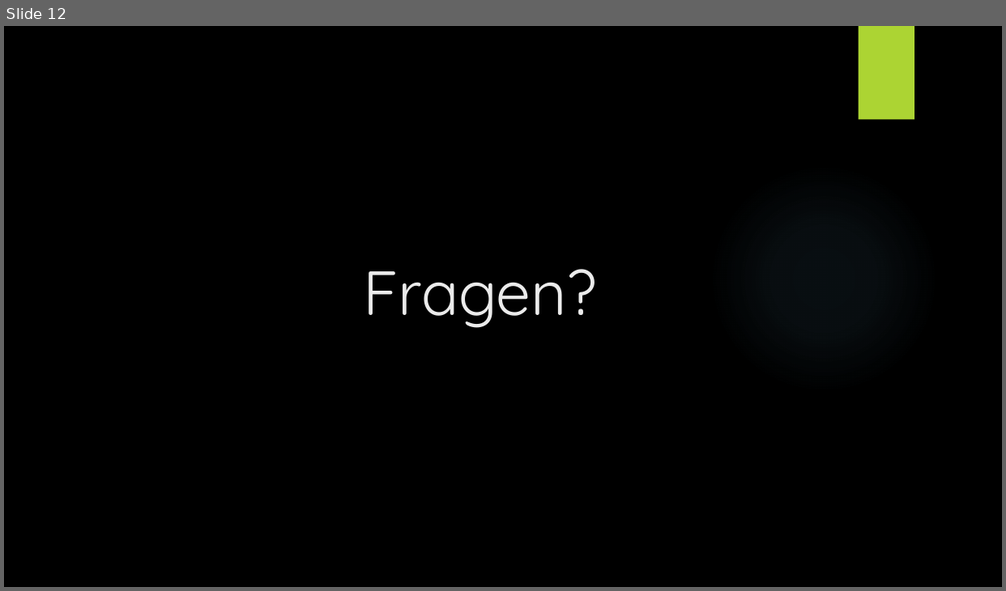
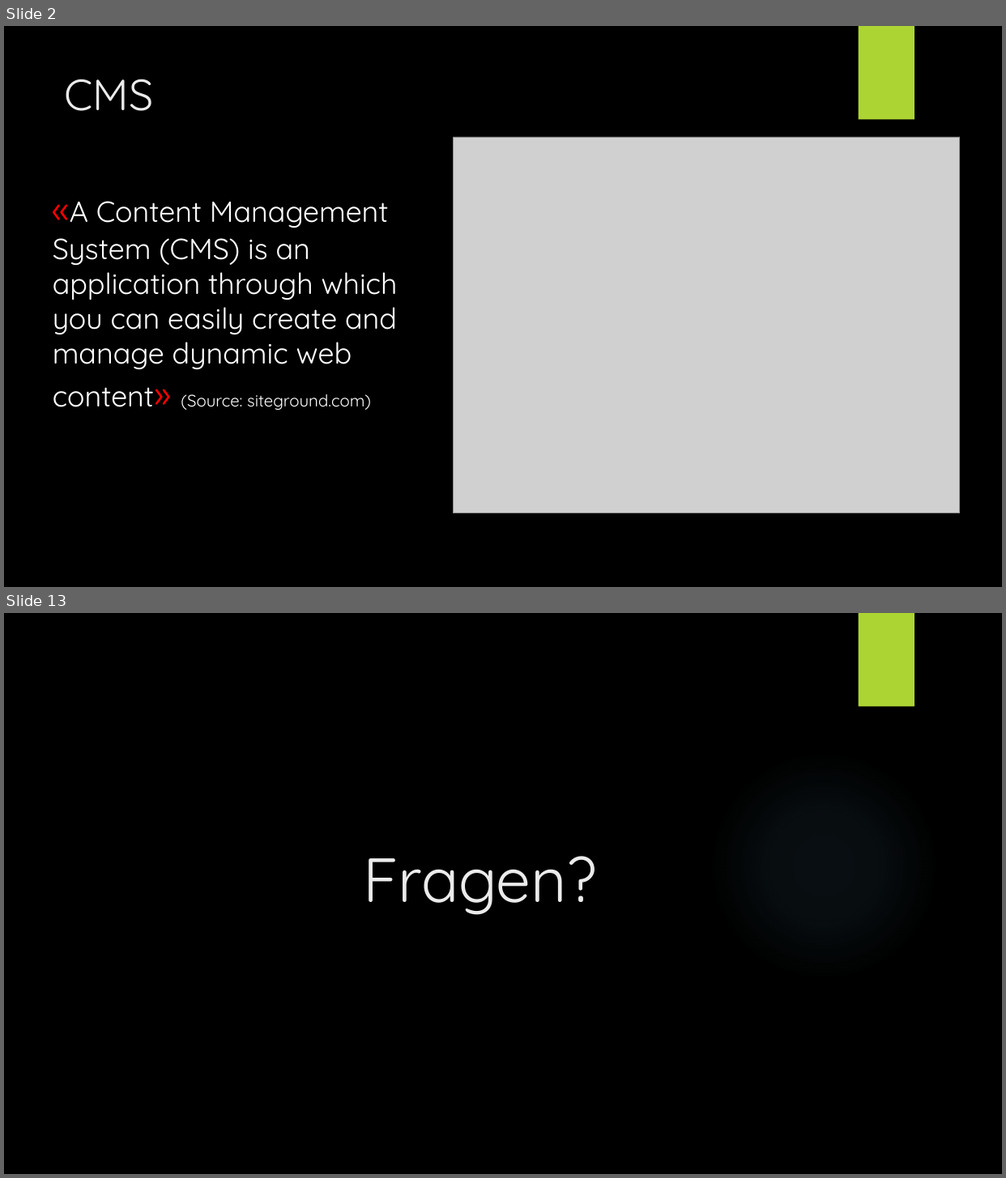
Before and after one commit to Tiim/Unibas-HS19-Internet-and-Secutity-project-webcrawler, a slide deck: Präsentation/Web Crawling.pptx. Shown one above the other, each under a label of ours: slide 12 before the commit, slides 2 and 13 after it; the slides between them are not shown. The pictures are 1006x591 and 1006x1178 pixels, drawn with LibreOffice and Linux fonts; fonts in the diff are those of the drawing; grey boxes stand for pictures; background and template pictures are left out. Boxes give left, top, right and bottom in pixels: in the first picture for what was removed or moved away, otherwise in the second. Text is boxed around its words. In the diff, an @@ line names an element or a change of style, - is before the commit and + after.

```diff
--- a/Präsentation/Web Crawling.pptx
+++ b/Präsentation/Web Crawling.pptx
@@ slide 2 added at (x1=4, y1=26, x2=1002, y2=587), background picture (left out); not listed: 1 template element that a slide beside it also shows @@
@@ title added at (x1=65, y1=79, x2=154, y2=111), 42 pt, text #EBEBEB @@
+CMS
@@ picture added at (x1=454, y1=137, x2=960, y2=514) @@
@@ text added at (x1=53, y1=201, x2=398, y2=410), 28 pt, text #FFFFFF @@
+«A Content Management System (CMS) is an application through which you can easily create and manage dynamic web content» (Source: siteground.com)
@@ what was slide 12 is now slide 13 @@
```
Also in this commit, not shown: 5 slides changed, 6 other slides added, 6 slides removed, 3 other files.
